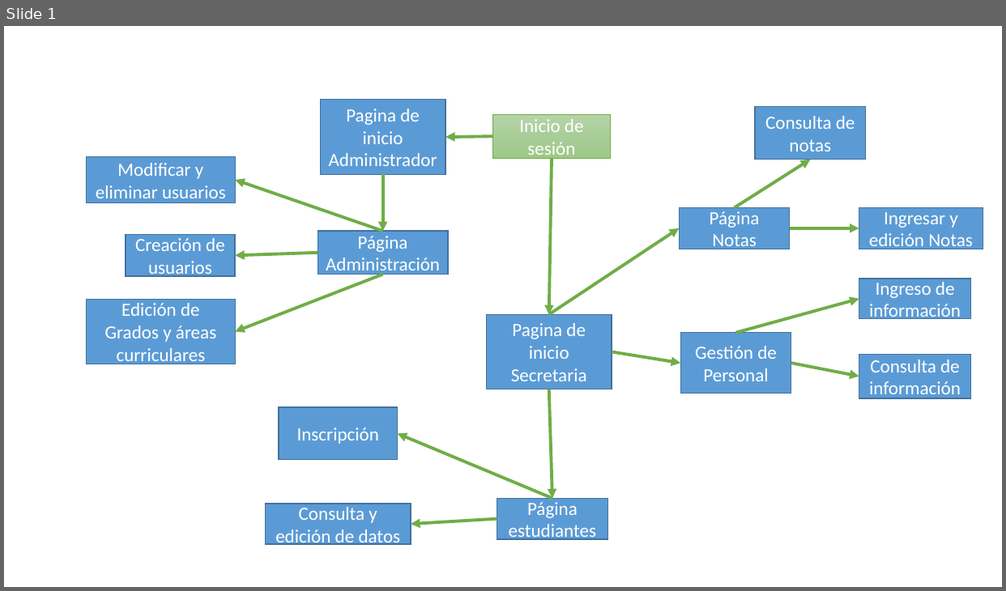
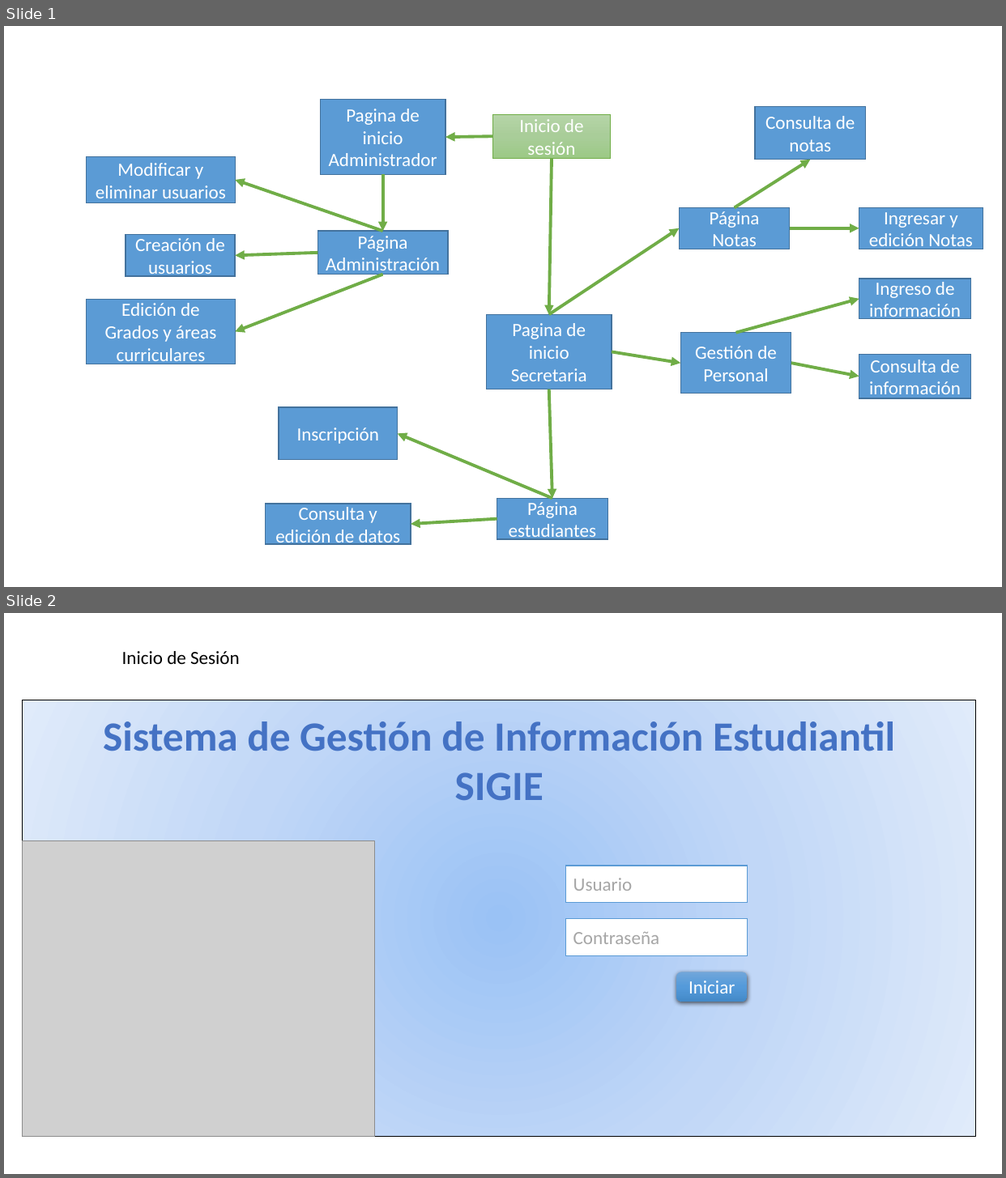
Before and after one commit to rmansilla8/SIGIE, a slide deck: Documentacion/MapaDeNavegacion.pptx. Shown one above the other, each under a label of ours: slide 1 before the commit, slides 1 and 2 after it. The pictures are 1006x591 and 1006x1178 pixels, drawn with LibreOffice and Linux fonts; fonts in the diff are those of the drawing; grey boxes stand for pictures. Boxes give left, top, right and bottom in pixels: in the first picture for what was removed or moved away, otherwise in the second. Text is boxed around its words. In the diff, an @@ line names an element or a change of style, - is before the commit and + after.

```diff
--- a/Documentacion/MapaDeNavegacion.pptx
+++ b/Documentacion/MapaDeNavegacion.pptx
@@ slide 2 added at (4,613,1002,1174), background #FFFFFF @@
@@ text added at (122,651,240,664), 18 pt, text #000000 @@
+Inicio de Sesión
@@ rectangle added at (23,700,977,1137), fill gradient #9AC3F5 to #C2D8F8 to #E1EBFB, outline #000000 0.75 pt @@
@@ text added at (103,722,895,800), 40 pt, text #4472C4, bold @@
+Sistema de Gestión de Información Estudiantil
+SIGIE
@@ picture added at (23,841,374,1137) @@
@@ rectangle added at (566,866,748,903), fill #FFFFFF, outline #5B9BD5 1 pt, 18 pt, text #A6A6A6 @@
+Usuario
@@ rectangle added at (566,919,748,956), fill #FFFFFF, outline #5B9BD5 1 pt, 18 pt, text #A6A6A6 @@
+Contraseña
@@ rounded rectangle added at (677,973,748,1002), fill gradient #71A6DB to #559BDB to #448ACA, 18 pt, text #FFFFFF @@
+Iniciar
```
Also in this commit, not shown: 3 other slides added, 3 other files.
